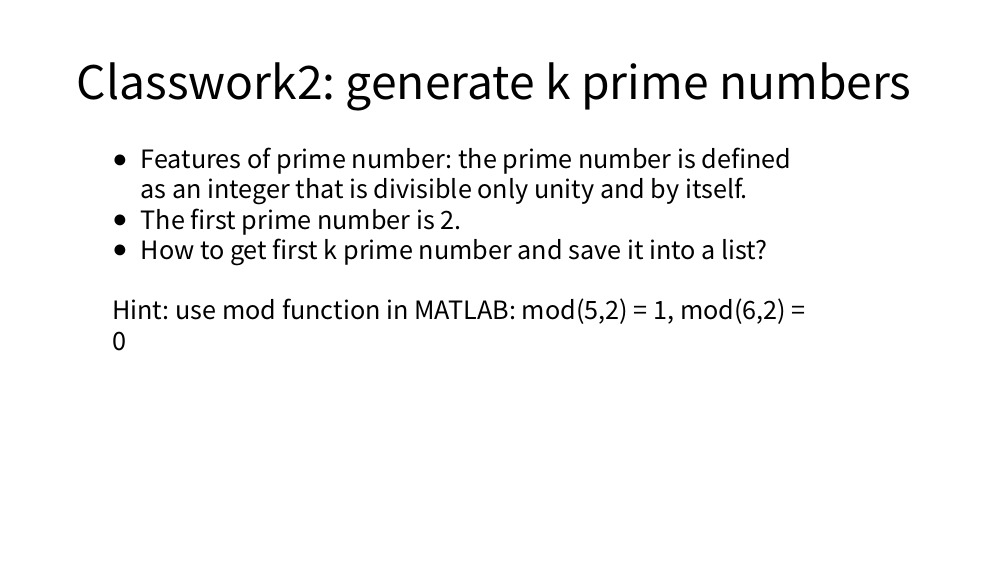
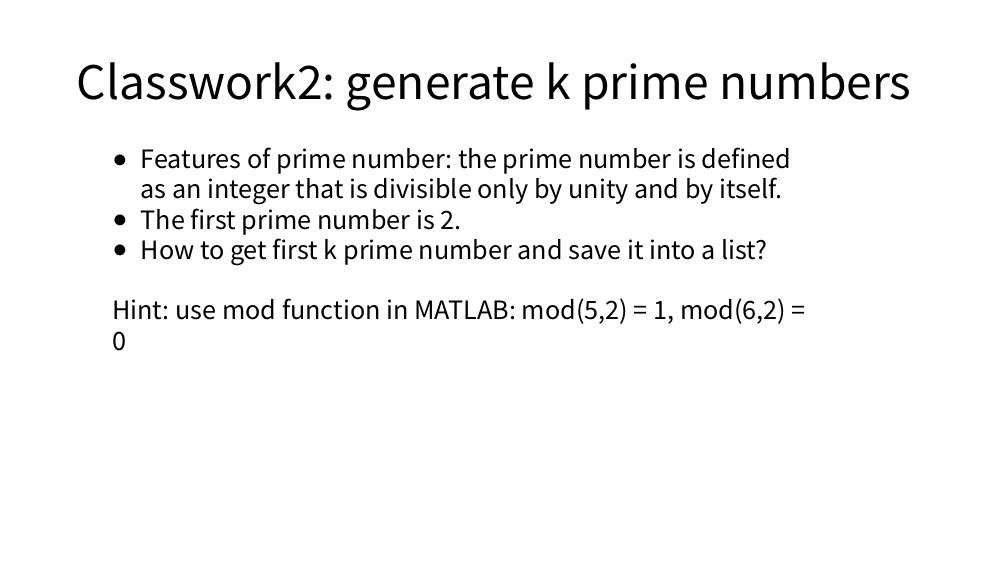
Before and after one commit to scarecrowyu/PHYS4150-2019, a slide deck: slide 4 of Tutorial_material/20190913/20190913.pptx. Drawn at 1008x567 pixels with LibreOffice and Linux fonts; fonts in the diff are those of the drawing. Boxes give left, top, right and bottom in pixels: in the first picture for what was removed or moved away, otherwise in the second. Text is boxed around its words. In the diff, an @@ line names an element or a change of style, - is before the commit and + after.

```diff
--- a/Tutorial_material/20190913/20190913.pptx
+++ b/Tutorial_material/20190913/20190913.pptx
@@ text at <box>141,147,791,205</box>: text changed @@
-● Features of prime number: the prime number is defined as an integer that is divisible only unity and by itself.
+● Features of prime number: the prime number is defined as an integer that is divisible only by unity and by itself.
```
Also in this commit, not shown: 6 other files.
